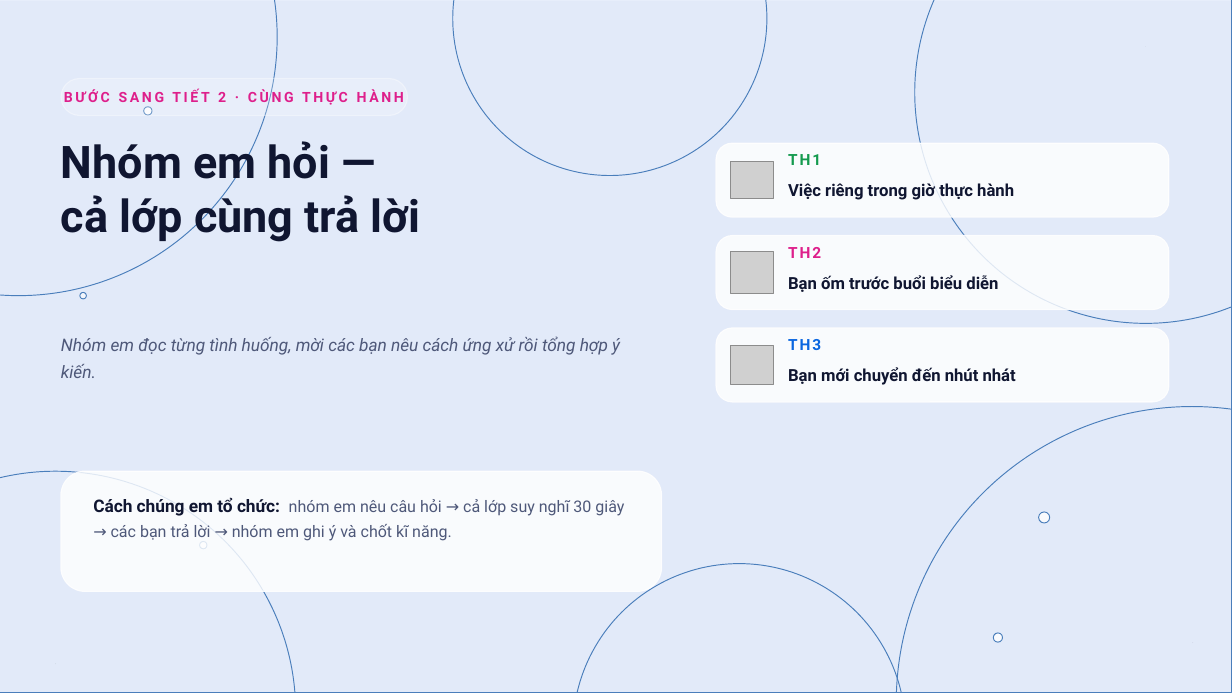
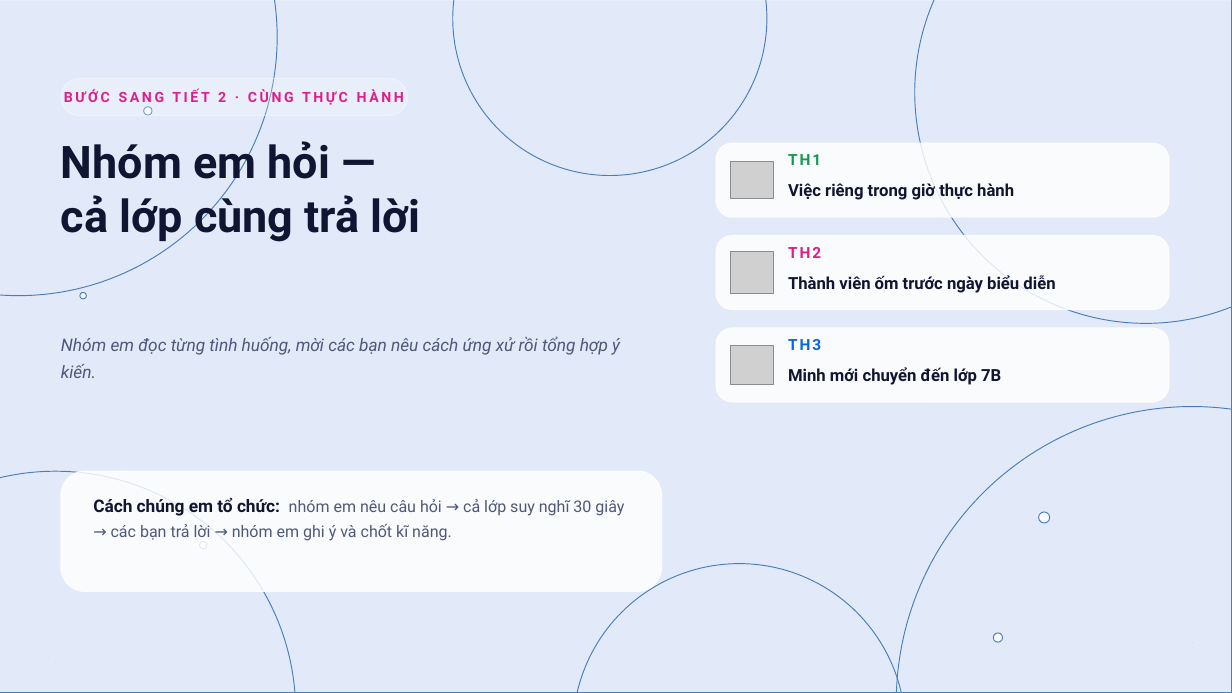
Before and after one commit to dihkanator5000/presentation-for-my-school, a slide deck: slide 10 of Phát triển mối quan hệ hòa đồng, hợp tác - HĐTN lớp 7 (học sinh thuyết trình).pptx. Drawn at 1232x693 pixels with LibreOffice and Linux fonts; fonts in the diff are those of the drawing; grey boxes stand for pictures. Boxes give left, top, right and bottom in pixels: in the first picture for what was removed or moved away, otherwise in the second. Text is boxed around its words. In the diff, an @@ line names an element or a change of style, - is before the commit and + after.

```diff
--- a/Phát triển mối quan hệ hòa đồng, hợp tác - HĐTN lớp 7 (học sinh thuyết trình).pptx
+++ b/Phát triển mối quan hệ hòa đồng, hợp tác - HĐTN lớp 7 (học sinh thuyết trình).pptx
@@ text at (788, 275, 1055, 293): text changed @@
-Bạn ốm trước buổi biểu diễn
+Thành viên ốm trước ngày biểu diễn
@@ text at (788, 367, 1001, 385): text changed @@
-Bạn mới chuyển đến nhút nhát
+Minh mới chuyển đến lớp 7B
```
Also in this commit, not shown: 3 other slides changed, 3 other files.
